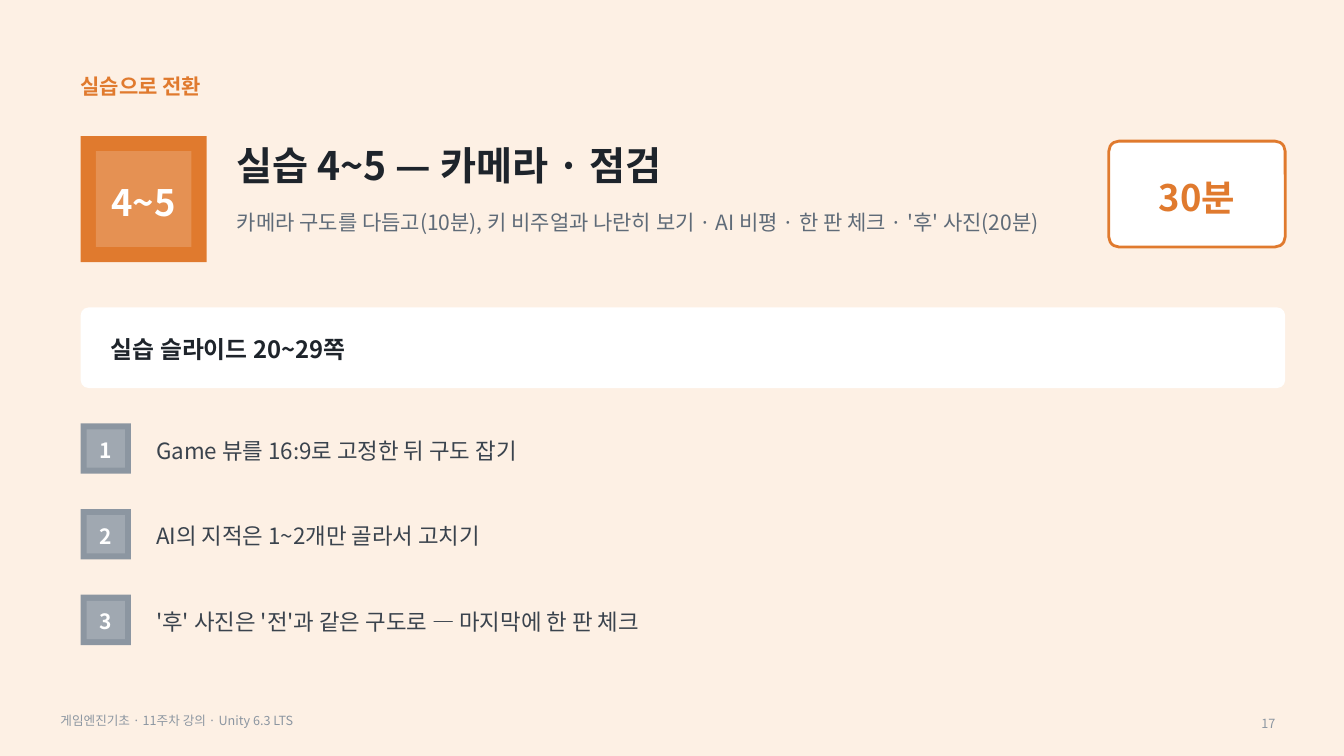
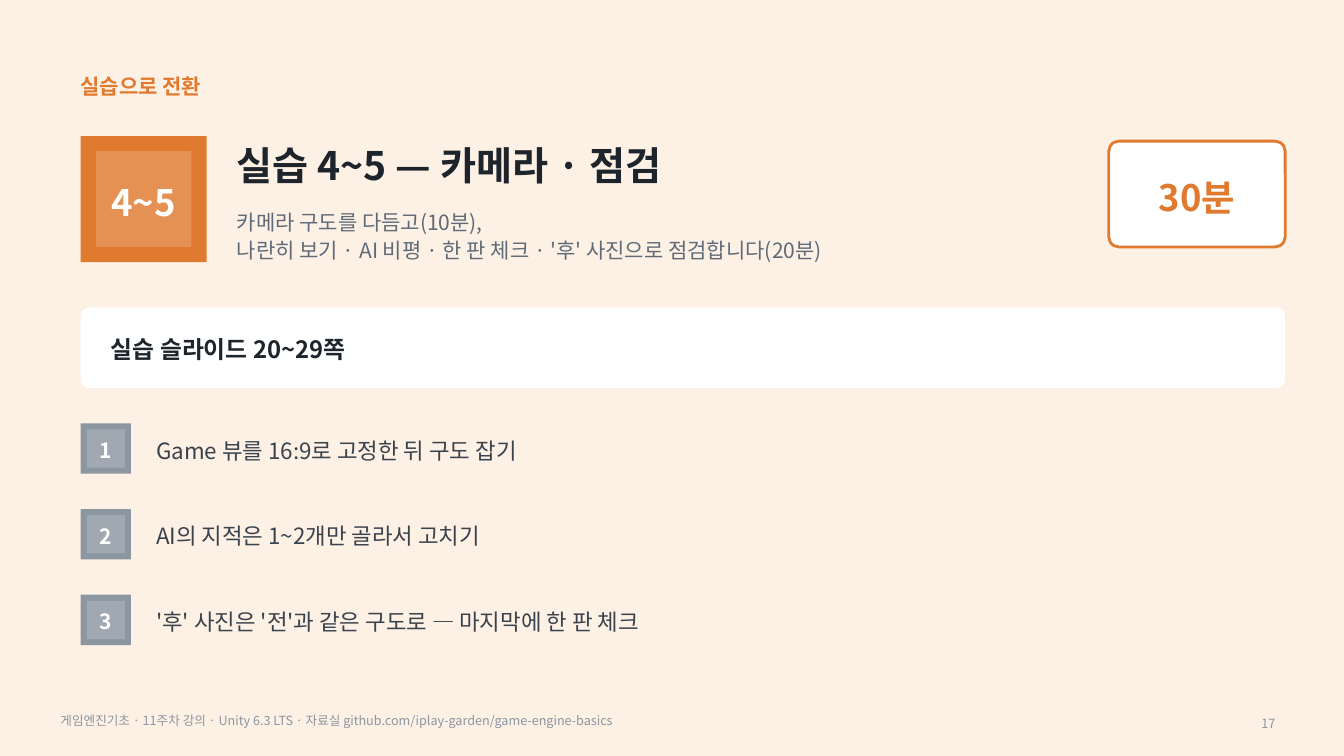
Before and after one commit to iplay-garden/game-engine-basics, a slide deck: slide 17 of 11주차/한국어/게임엔진기초_11주차_오프라인_강의슬라이드.pptx. Drawn at 1344x756 pixels with LibreOffice and Linux fonts; fonts in the diff are those of the drawing. Boxes give left, top, right and bottom in pixels: in the first picture for what was removed or moved away, otherwise in the second. Text is boxed around its words. In the diff, an @@ line names an element or a change of style, - is before the commit and + after.

```diff
--- a/11주차/한국어/게임엔진기초_11주차_오프라인_강의슬라이드.pptx
+++ b/11주차/한국어/게임엔진기초_11주차_오프라인_강의슬라이드.pptx
@@ text at (237, 212, 822, 262): text changed @@
-카메라 구도를 다듬고(10분), 키 비주얼과 나란히 보기 · AI 비평 · 한 판 체크 · '후' 사진(20분)
+카메라 구도를 다듬고(10분),
+나란히 보기 · AI 비평 · 한 판 체크 · '후' 사진으로 점검합니다(20분)
@@ text at (60, 714, 612, 728): text changed @@
-게임엔진기초 · 11주차 강의 · Unity 6.3 LTS
+게임엔진기초 · 11주차 강의 · Unity 6.3 LTS · 자료실 github.com/iplay-garden/game-engine-basics
```
Also in this commit, not shown: 18 other slides changed, 14 other files.
